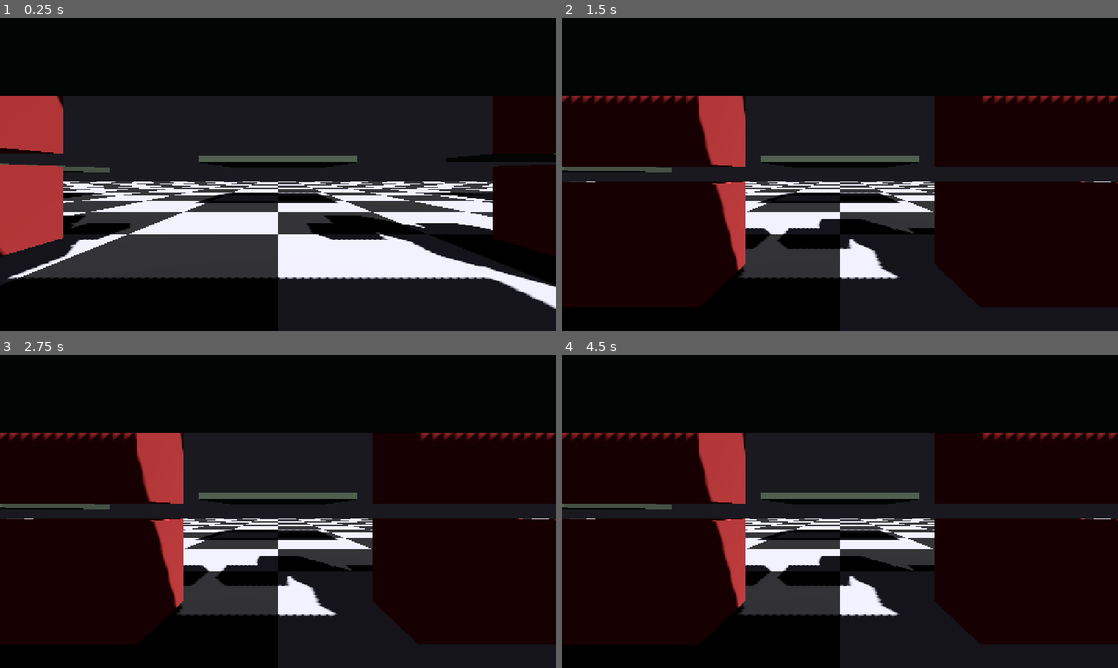
Above: before the commit, frames 1-4 (two rows, left to right).
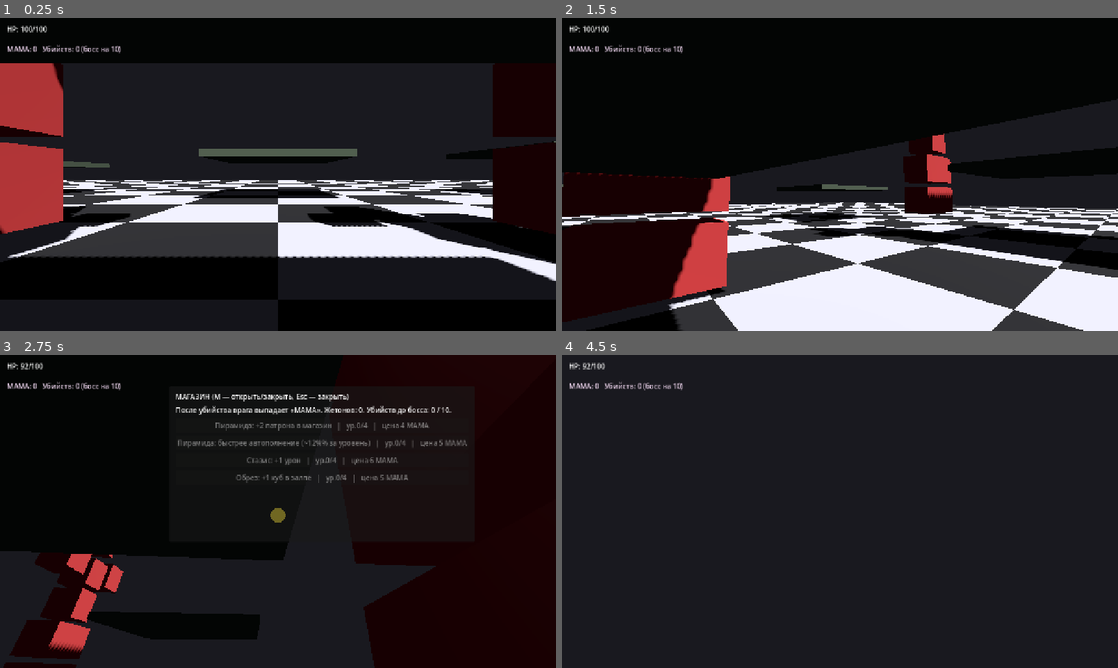
Above: after the commit, the same moments.

Repository: radomirsky/190K-G.O.P
Game: Godot game, scene res://main.tscn
Same seed, same stepped clock (60 frames per second), same inputs: the game is played once before the commit and once after it.
Inputs (mouse positions are in pixels of both pictures, inside the frame that each line leads up to):
- Up to frame 1 (0.25 s): no input
- Up to frame 2 (1.5 s): tap Enter at 0.5 s; move the mouse to (962, 158) at 0.52 s; hold D 0.53-1.28 s; tap M at 0.6, 1.35 s; click (962, 158) at 0.67 s; tap Space at 0.77 s; move the mouse to (728, 190) at 1.27 s; hold S from 1.28 s (still down); click (728, 190) at 1.42 s
- Up to frame 3 (2.75 s): tap Space at 1.52 s; move the mouse to (333, 442) at 2.02 s; release S at 2.03 s; hold D from 2.03 s (still down); tap E at 2.1 s; click (333, 442) at 2.17 s; tap M at 2.3 s
- Up to frame 4 (4.5 s): move the mouse to (812, 574) at 2.77 s; release D at 2.78 s; hold W 2.78-3.53 s; tap Shift at 2.85 s; click (812, 574) at 2.92 s; tap Space at 3.02, 3.77 s; tap M at 3.05, 3.8 s; move the mouse to (1006, 558) at 3.52 s; hold A from 3.53 s (still down); tap C at 3.6 s; click (1006, 558) at 3.67 s; tap Escape (ui_cancel) at 4.15 s; move the mouse to (673, 464) at 4.27 s; tap Q at 4.35 s; click (673, 464) at 4.42 s

The runs differ from the first frame. In frame 1, 42% of the frame differs, in the area x 0-100%, y 2-100%; in frame 2, 48%; in frame 3, 30%; in frame 4, 81%, in the area x 0-100%, y 0-100%.
Error before the commit: Parse Error: Identifier "_on_mama_or_upgrades_changed" not declared in the current scope. (res://player.gd:170)

Commit message:
Добавлен UI магазина апгрейдов: панель, M/Esc, жетоны МАМА в подсказке
Made-with: Cursor

Diff:
--- a/player.gd
+++ b/player.gd
@@ -412,6 +412,129 @@
 		]
 
 
+func _on_mama_or_upgrades_changed(_arg = null) -> void:
+	_update_hp_ui()
+	_refresh_shop_buttons()
+
+
+func _setup_shop_ui() -> void:
+	if _shop_layer != null:
+		return
+	_shop_layer = CanvasLayer.new()
+	_shop_layer.layer = 105
+	_shop_layer.visible = false
+	add_child(_shop_layer)
+	var panel := PanelContainer.new()
+	panel.set_anchors_preset(Control.PRESET_CENTER_TOP)
+	panel.offset_left = -250.0
+	panel.offset_top = 72.0
+	panel.offset_right = 250.0
+	panel.offset_bottom = 430.0
+	_shop_layer.add_child(panel)
+	var margin := MarginContainer.new()
+	margin.set_anchors_preset(Control.PRESET_FULL_RECT)
+	margin.add_theme_constant_override("margin_left", 14)
+	margin.add_theme_constant_override("margin_right", 14)
+	margin.add_theme_constant_override("margin_top", 12)
+	margin.add_theme_constant_override("margin_bottom", 12)
+	panel.add_child(margin)
+	var vbox := VBoxContainer.new()
+	vbox.add_theme_constant_override("separation", 8)
+	margin.add_child(vbox)
+	var title := Label.new()
+	title.name = "ShopTitle"
+	title.text = "МАГАЗИН (M — открыть/закрыть, Esc — закрыть)"
+	vbox.add_child(title)
+	var info := Label.new()
+	info.name = "ShopInfo"
+	info.autowrap_mode = TextServer.AUTOWRAP_WORD_SMART
+	vbox.add_child(info)
+	for key in ["pyramid_mag", "pyramid_reload", "stasis_dmg", "sawed_pellets"]:
+		var btn := Button.new()
+		btn.name = "Btn_" + key
+		btn.custom_minimum_size = Vector2(420, 32)
+		btn.pressed.connect(_on_shop_buy_pressed.bind(key))
+		vbox.add_child(btn)
+	_refresh_shop_buttons()
+
+
+func _refresh_shop_buttons() -> void:
+	if _shop_layer == null:
+		return
+	var info := _shop_layer.find_child("ShopInfo", true, false) as Label
+	if info:
+		info.text = "После убийства врага выпадает «МАМА». Жетонов: %d. Убийств до босса: %d / %d." % [
+			GameProgress.mama_tokens,
+			GameProgress.regular_kills,
+			GameProgress.KILLS_FOR_BOSS,
+		]
+	_set_shop_btn(
+		"Btn_pyramid_mag",
+		"Пирамида: +2 патрона в магазин",
+		GameProgress.up_pyramid_mag,
+		GameProgress.COST_PYRAMID_MAG
+	)
+	_set_shop_btn(
+		"Btn_pyramid_reload",
+		"Пирамида: быстрее автополнение (~12%% за уровень)",
+		GameProgress.up_pyramid_reload,
+		GameProgress.COST_PYRAMID_RELOAD
+	)
+	_set_shop_btn(
+		"Btn_stasis_dmg", "Стазис: +1 урон", GameProgress.up_stasis_dmg, GameProgress.COST_STASIS_DMG
+	)
+	_set_shop_btn(
+		"Btn_sawed_pellets",
+		"Обрез: +1 куб в залпе",
+		GameProgress.up_sawed_pellets,
+		GameProgress.COST_SAWED_PELLETS
+	)
+
+
+func _set_shop_btn(node_name: String, title: String, tier: int, cost: int) -> void:
+	var b := _shop_layer.find_child(node_name, true, false) as Button
+	if b == null:
+		return
+	b.text = "%s   |   ур.%d/%d   |   цена %d МАМА" % [
+		title,
+		tier,
+		GameProgress.MAX_UPGRADE_TIER,
+		cost,
+	]
+	b.disabled = tier >= GameProgress.MAX_UPGRADE_TIER or GameProgress.mama_tokens < cost
+
+
+func _on_shop_buy_pressed(which: String) -> void:
+	var ok := false
+	match which:
+		"pyramid_mag":
+			ok = GameProgress.try_buy_pyramid_mag()
+		"pyramid_reload":
+			ok = GameProgress.try_buy_pyramid_reload()
+		"stasis_dmg":
+			ok = GameProgress.try_buy_stasis_damage()
+		"sawed_pellets":
+			ok = GameProgress.try_buy_sawed_pellets()
+	if ok:
+		_clamp_gun_ammo_to_effective()
+	_refresh_shop_buttons()
+	_update_hp_ui()
+
+
+func _toggle_shop() -> void:
+	_shop_open = not _shop_open
+	if _shop_layer:
+		_shop_layer.visible = _shop_open
+	_refresh_shop_buttons()
+	if _shop_open:
+		Input.mouse_mode = Input.MOUSE_MODE_VISIBLE
+		_want_mouse_captured = false
+	else:
+		_want_mouse_captured = true
+		Input.mouse_mode = Input.MOUSE_MODE_CAPTURED
+		_center_mouse_in_viewport()
+
+
 func take_damage(amount: int) -> void:
 	if amount <= 0:
 		return
@@ -540,6 +663,10 @@
 
 func _unhandled_input(event: InputEvent) -> void:
 	if event.is_action_pressed("ui_cancel"):
+		if _shop_open:
+			_toggle_shop()
+			get_viewport().set_input_as_handled()
+			return
 		_want_mouse_captured = true
 		Input.mouse_mode = Input.MOUSE_MODE_CAPTURED
 		_center_mouse_in_viewport()
@@ -611,6 +738,9 @@
 		elif event.keycode == KEY_F and _world_actions_input_ok():
 			_toggle_stasis()
 			get_viewport().set_input_as_handled()
+		elif event.keycode == KEY_M and _world_actions_input_ok():
+			_toggle_shop()
+			get_viewport().set_input_as_handled()
 		elif event.keycode == KEY_H and _world_actions_input_ok():
 			_toggle_sawed_off()
 			get_viewport().set_input_as_handled()
